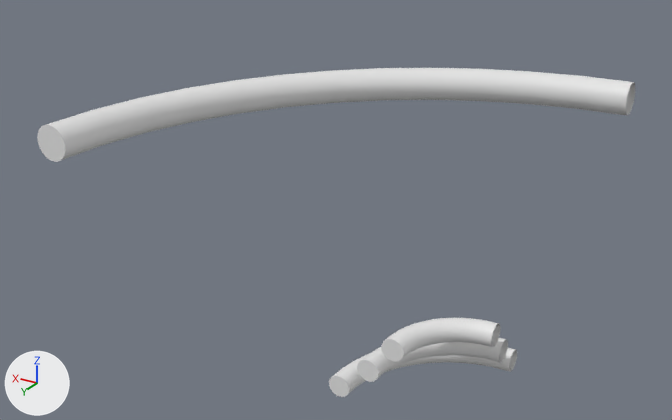
What one commit did to the FBX model Assets/Assets/DinandSpul/FBX's/BasicKit/Deco_Pipes_C.fbx.
Both versions are drawn from a camera (50 mm lens) standing at (-5.98, 4.98, 4.98) and looking at (-1.99, -1.68, 1.65). Lighting does not change. The marker at lower left points along +X, +Y and +Z. The older version comes first. Where no turn or scale is listed for an object, it has been applied to the vertices.

The older version as bpy lines, for what is in view:
```python
me_cylinder_024 = bpy.data.meshes.new('Cylinder.024')
me_cylinder_024.from_pydata(...)  # 832 vertices, 772 faces; spans x -4.0..-0.14, y -3.86..0.02, z 1.01..2.64
ob_deco_pipes_c = bpy.data.objects.new('Deco_Pipes_C', me_cylinder_024)
ob_deco_pipes_c.location = (0.0, 0.0, 0.0)
```
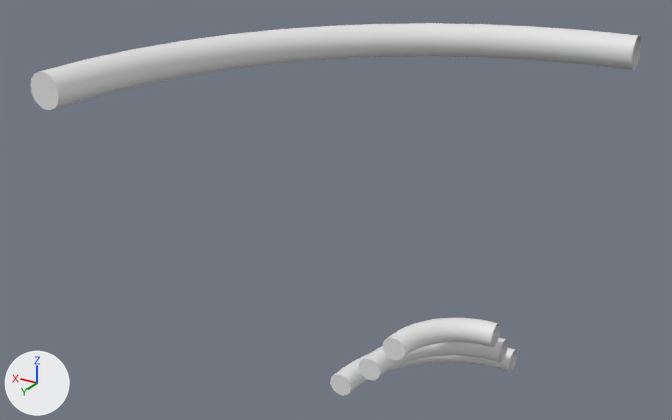
The newer file is also turned or shifted as a whole; pictures and numbers use the older file's frame.

What the commit changed:
me_cylinder_024 is used by ob_deco_pipes_c; location (0.0, 0.0, 0.0).
me_cylinder_024 had 832 vertices, 772 faces and spanned x -4.0..-0.14, y -3.86..0.02, z 1.01..2.64.
me_cylinder_024 now has 832 vertices, 772 faces and spans x -4.0..-0.14, y -3.86..0.0, z 1.01..3.08.
me_cylinder_024 part 1: the loose piece of 208 vertices spanning x -4.0..-0.14, y -3.86..0.0, z 2.33..2.64 is moved by (0.0, 0.0, 0.44).
Other edits to the shape of me_cylinder_024 do not show in these pictures.

Changed parts and their boxes (x1, y1, x2, y2) in the pictures (672 x 420 px; the box of a moved part takes in the faces that stretch with it):
'Deco_Pipes_C', reshaped (13% taller)
    before: (37, 68, 635, 397)
    after: (30, 23, 641, 396)
part 1 of me_cylinder_024, moved or reshaped
    before: (37, 68, 635, 162)
    after: (30, 23, 641, 110)
